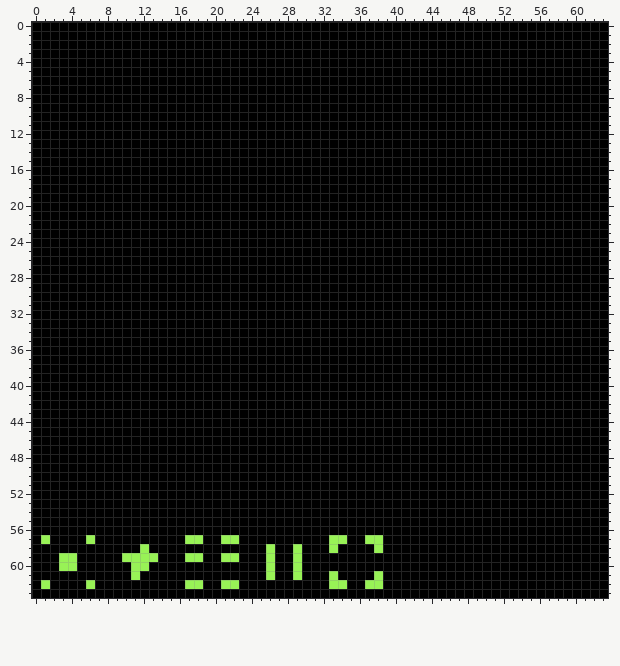
A pixel-art file gets an edit: Assets/Sprites/MapBoards.aseprite. This is how it looked before the edit.
64x64 pixels, 1 frame.
After the commit:
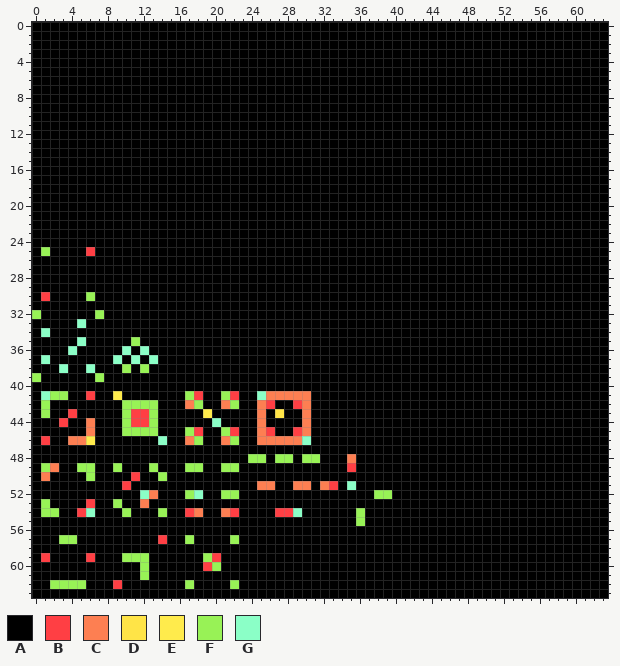
Palette (. is transparent): A #000000  B #ff3f44  C #fd7f52  D #ffe447  E #ffeb4c  F #98f256  G #8bffc7
The edit:
Layer "Layer 2":
Colour A replaces colour F in row 57 at x 1, 6, 18, 21, 33 to 34 and 37 to 38; in row 58 at x 12, 26, 29, 33 and 38; in row 59 at x 3 to 4, 13, 17 to 18, 21 to 22, 26 and 29; in row 60 at x 3 to 4, 11, 26 and 29; in row 61 at x 11, 26, 29, 33 and 38; in row 62 at x 1, 6, 18, 21, 33 to 34 and 37 to 38.
Colour B replaces colour A in row 25 at x 6; in row 30 at x 1; in row 41 at x 6, 18 and 22; in row 42 at x 26 and 29; in row 43 at x 4 and 11 to 12; in row 44 at x 3 and 11 to 12.
Colour B replaces colour A in row 45 at x 18, 22, 26 and 29; in row 46 at x 1; in row 49 at x 35; in row 50 at x 11; in row 51 at x 10 and 33; in row 53 at x 6.
Colour B replaces colour A in row 54 at x 5, 17, 22 and 27 to 28; in row 57 at x 14; in row 59 at x 1, 6 and 20; in row 60 at x 19; in row 62 at x 9.
Colour C replaces colour A in row 41 at x 26 to 30; in row 42 at x 17, 21, 25 and 30; in row 43 at x 25 and 30; in rows 44 to 45 at x 6, 25 and 30; in row 46 at x 4 to 5, 17, 21 and 25 to 29; in row 48 at x 35.
Colour C replaces colour A in row 49 at x 2; in row 50 at x 1; in row 51 at x 25 to 26, 29 to 30 and 32; in row 52 at x 13; in row 53 at x 12; in row 54 at x 18 and 21.
Colour D replaces colour A in row 43 at x 27.
Colour E replaces colour A in row 41 at x 9; in row 43 at x 19; in row 46 at x 6.
Colour F replaces colour A in row 25 at x 1; in row 30 at x 6; in row 32 at x 0 and 7; in row 35 at x 11; in row 38 at x 10 and 12; in row 39 at x 0 and 7.
Colour F replaces colour A in row 41 at x 2 to 3, 17 and 21; in row 42 at x 1, 10 to 13, 18 and 22; in row 43 at x 1, 10 and 13; in row 44 at x 10 and 13; in row 45 at x 10 to 13, 17 and 21; in row 46 at x 18 and 22.
Colour F replaces colour A in row 48 at x 24 to 25, 27 to 28 and 30 to 31; in row 49 at x 1, 5 to 6, 9, 13, 17 to 18 and 21 to 22; in row 50 at x 6 and 14; in row 52 at x 17, 21 to 22 and 38 to 39; in row 53 at x 1 and 9; in row 54 at x 1 to 2, 10, 14 and 36.
Colour F replaces colour A in row 55 at x 36; in row 57 at x 3 to 4; in row 59 at x 19; in row 60 at x 20; in row 61 at x 12; in row 62 at x 2 to 5.
Colour G replaces colour A in row 33 at x 5; in row 34 at x 1; in row 35 at x 5; in row 36 at x 4, 10 and 12; in row 37 at x 1, 9, 11 and 13; in row 38 at x 3 and 6.
Colour G replaces colour A in row 41 at x 1 and 25; in row 44 at x 20; in row 46 at x 14 and 30; in row 51 at x 35; in row 52 at x 12 and 18; in row 54 at x 6 and 29.
Boxes around the changes in both pictures, in picture pixels (x1, y1, x2, y2):
changed: (41, 247, 50, 256)
changed: (86, 247, 95, 256)
changed: (32, 292, 392, 589)
